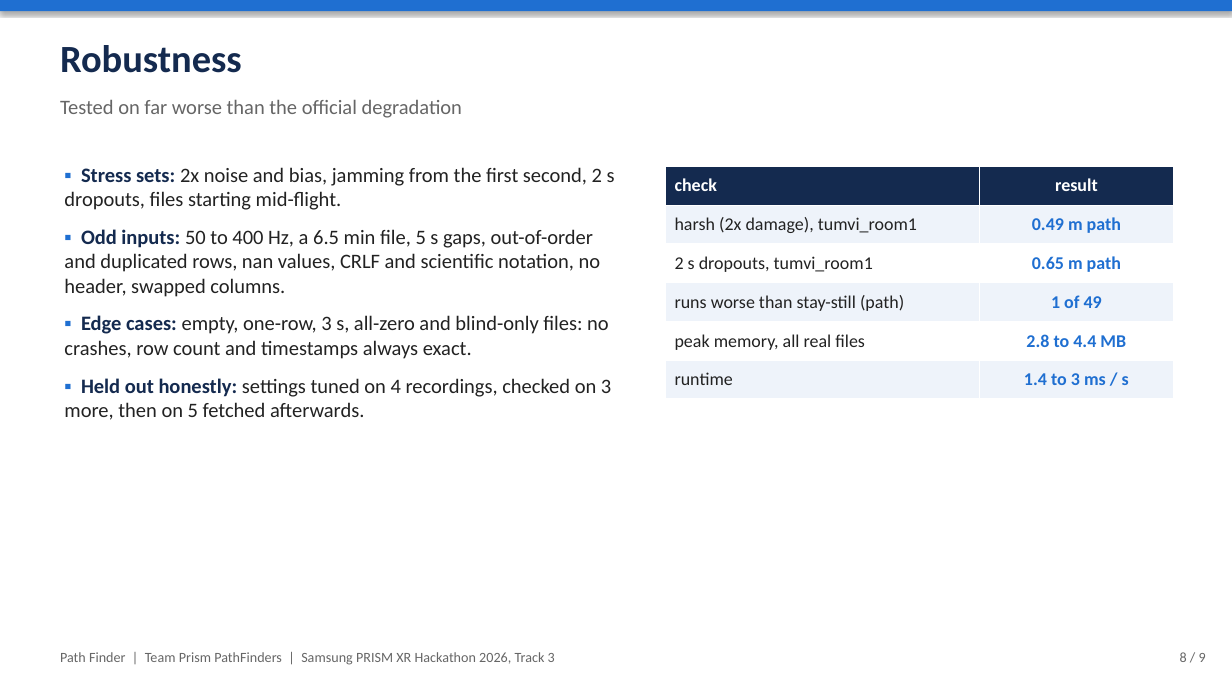
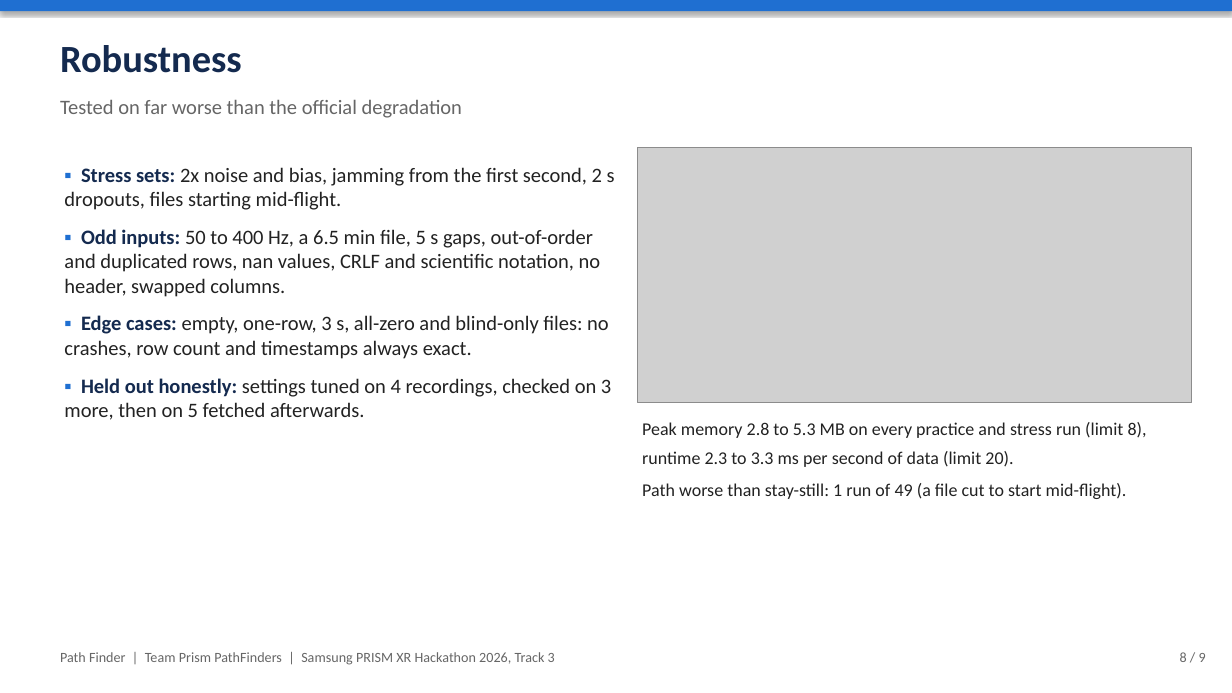
Before and after one commit to aniruddhamookerjee/Samsung-Prism, a slide deck: slide 8 of presentation/CollegeName_TeamName.pptx. Drawn at 1232x693 pixels with LibreOffice and Linux fonts; fonts in the diff are those of the drawing; grey boxes stand for pictures. Boxes give left, top, right and bottom in pixels: in the first picture for what was removed or moved away, otherwise in the second. Text is boxed around its words. In the diff, an @@ line names an element or a change of style, - is before the commit and + after.

Commit message:
slides: damage-type chart on the robustness slide, memory as the FAQ measures it; email trimmed to the two open questions

```diff
--- a/presentation/CollegeName_TeamName.pptx
+++ b/presentation/CollegeName_TeamName.pptx
@@ picture added at [638,148,1192,403] @@
@@ table removed at [665,166,1174,399], 6 rows, 2 columns @@
-check | result
-harsh (2x damage), tumvi_room1 | 0.49 m path
-2 s dropouts, tumvi_room1 | 0.65 m path
-runs worse than stay-still (path) | 1 of 49
-peak memory, all real files | 2.8 to 4.4 MB
-runtime | 1.4 to 3 ms / s
@@ text added at [642,422,1147,499], 14 pt, text #222222 @@
+Peak memory 2.8 to 5.3 MB on every practice and stress run (limit 8),
+runtime 2.3 to 3.3 ms per second of data (limit 20).
+Path worse than stay-still: 1 run of 49 (a file cut to start mid-flight).
```
Also in this commit, not shown: 2 other slides changed, 2 other files.
